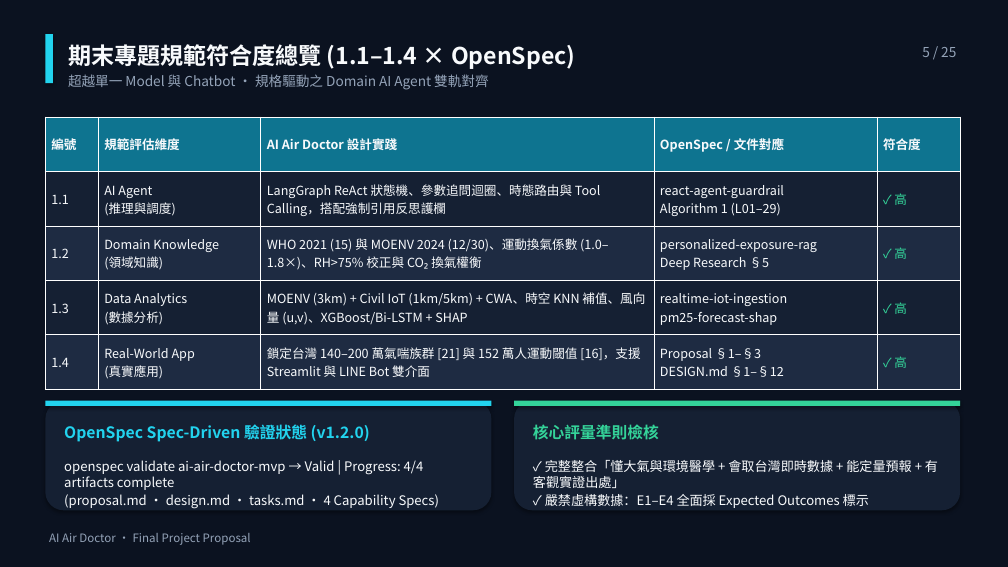
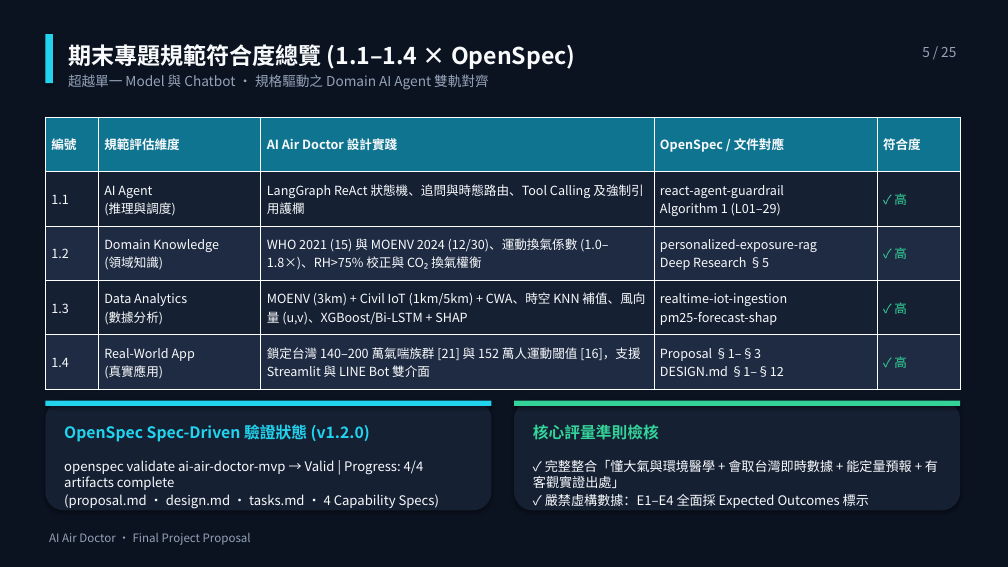
Before and after one commit to ajidohf9/DIC3_Proposal_Refactor_OpenSpec, a slide deck: slide 5 of docs/Proposal_AI_Air_Doctor.pptx. Drawn at 1008x567 pixels with LibreOffice and Linux fonts; fonts in the diff are those of the drawing. Boxes give left, top, right and bottom in pixels: in the first picture for what was removed or moved away, otherwise in the second. Text is boxed around its words. In the diff, an @@ line names an element or a change of style, - is before the commit and + after.

```diff
--- a/docs/Proposal_AI_Air_Doctor.pptx
+++ b/docs/Proposal_AI_Air_Doctor.pptx
@@ table at (x1=45, y1=117, x2=960, y2=389) @@
-row 2, column 3: LangGraph ReAct 狀態機、參數追問迴圈、時態路由與 Tool Calling，搭配強制引用反思護欄
+row 2, column 3: LangGraph ReAct 狀態機、追問與時態路由、Tool Calling 及強制引用護欄
```
Also in this commit, not shown: 5 other slides changed, 6 other files.
